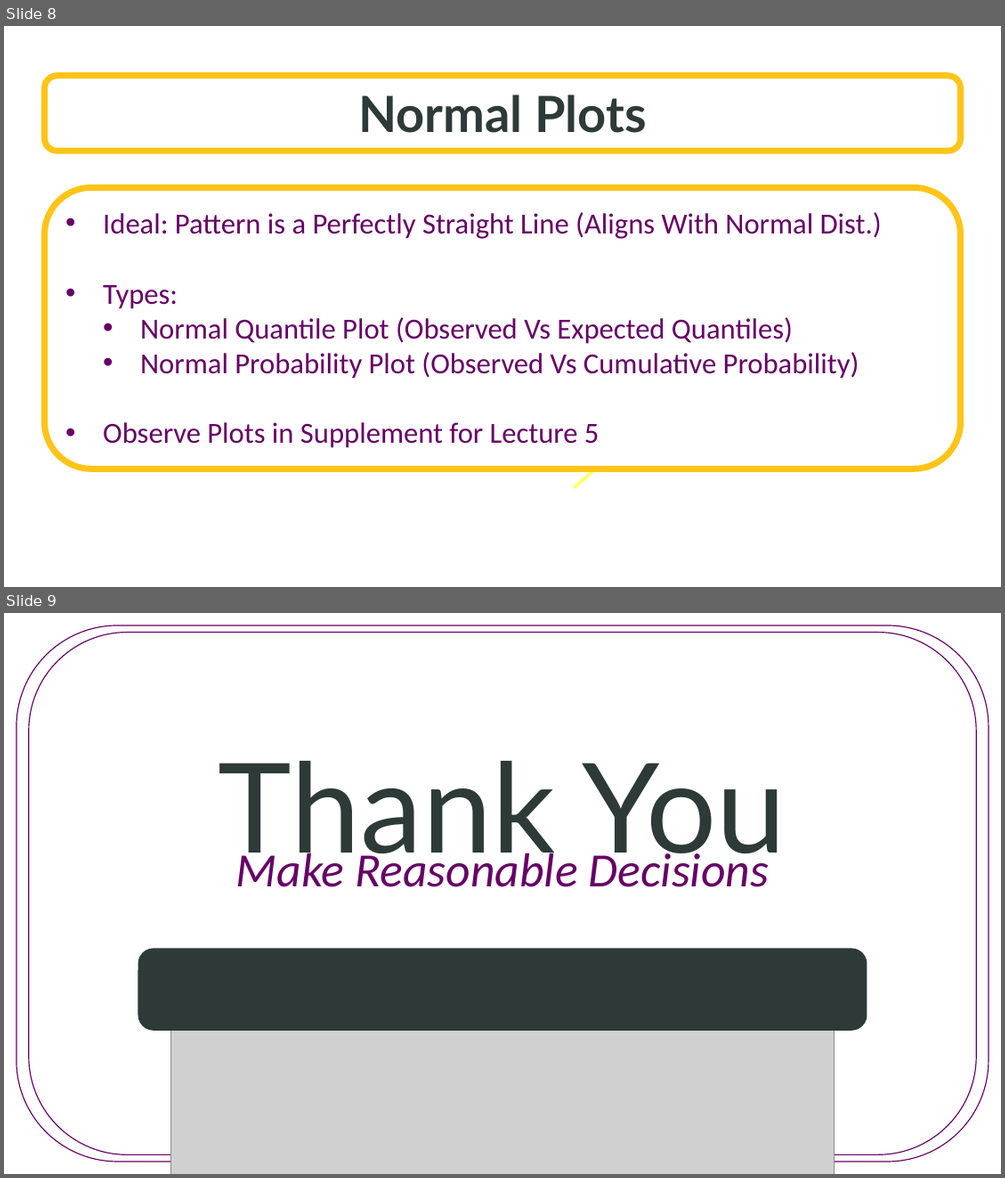
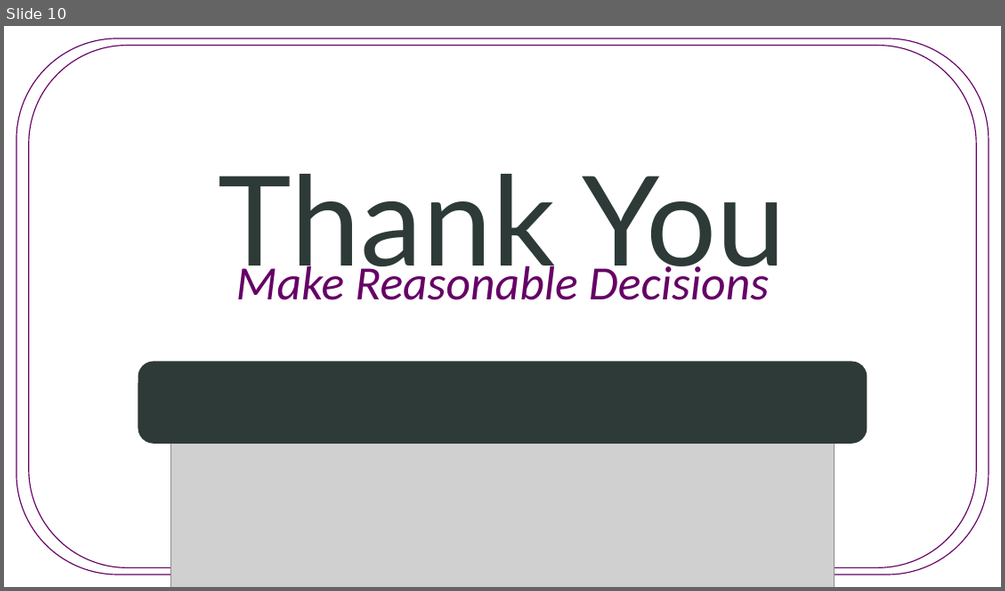
Before and after one commit to SuperMarioGiacomazzo/STOR455_WEBSITE, a slide deck: Lectures/7 - Outliers and Influential Points.pptx. Shown one above the other, each under a label of ours: slides 8 and 9 before the commit, slide 10 after it. The pictures are 1005x1178 and 1005x591 pixels, drawn with LibreOffice and Linux fonts; fonts in the diff are those of the drawing; grey boxes stand for pictures; background and template pictures are left out. Boxes give left, top, right and bottom in pixels: in the first picture for what was removed or moved away, otherwise in the second. Text is boxed around its words. In the diff, an @@ line names an element or a change of style, - is before the commit and + after.

```diff
--- a/Lectures/7 - Outliers and Influential Points.pptx
+++ b/Lectures/7 - Outliers and Influential Points.pptx
@@ slide 8 removed at [4,26,1001,587], background picture (left out) @@
@@ rounded rectangle removed at [44,75,961,151] @@
-Normal Plots
@@ rounded rectangle removed at [44,187,961,468] @@
-• Ideal: Pattern is a Perfectly Straight Line (Aligns With Normal Dist.)
-• Types:
-  • Normal Quantile Plot (Observed Vs Expected Quantiles)
-  • Normal Probability Plot (Observed Vs Cumulative Probability)
-• Observe Plots in Supplement for Lecture 5
@@ arrow removed from (574, 487) to (624, 444) @@
@@ what was slide 9 is now slide 10 @@
```
Also in this commit, not shown: 2 slides changed, 7 slides added, 5 other slides removed, 18 other files.
